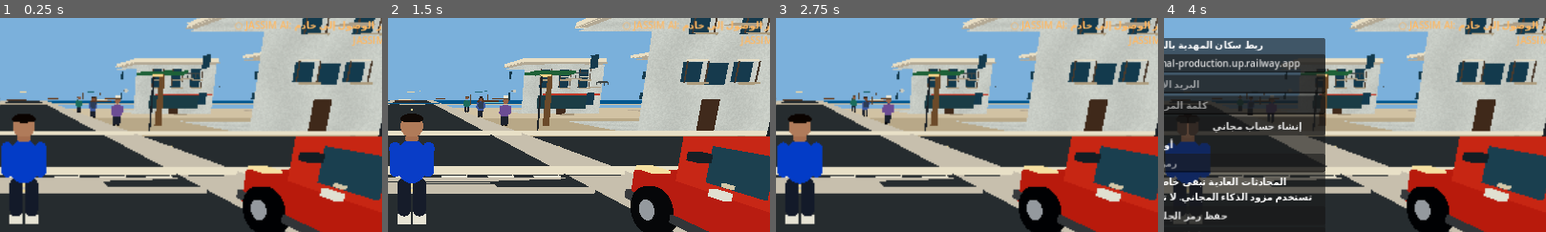
Above: before the commit, frames 1-4 (left to right).
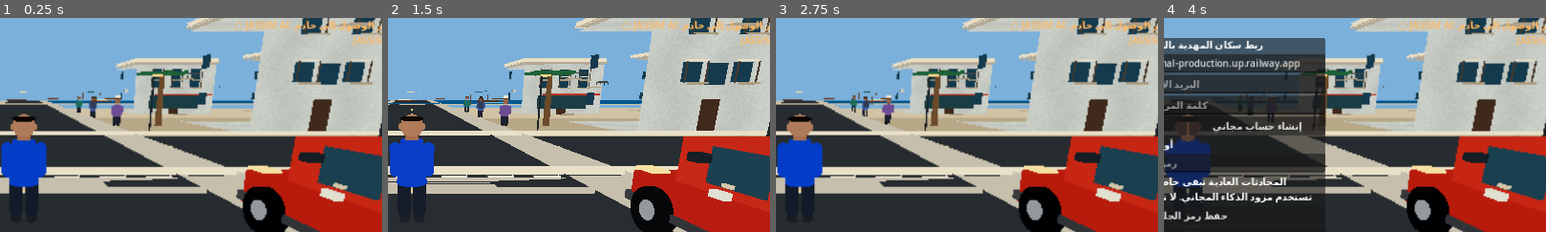
Above: after the commit, the same moments.

Repository: stevennpllk-crypto/REAL-LIFE-MAHDIA
Game: Godot game, scene res://scenes/Main.tscn
The game is run twice, just before and just after one commit, with the same random seed, the same clock (stepped at 60 frames per second) and the same inputs.
Inputs:
- Up to frame 1 (0.25 s): no input
- Up to frame 2 (1.5 s): click "الأداء: اقتصادية" at 0.5 s; click "الأداء: متوازنة" at 1.25 s
- Up to frame 3 (2.75 s): click "الأداء: مرتفعة" at 2 s
- Up to frame 4 (4 s): click "إرسال" at 2.75 s; click "إعداد الذكاء" at 3.5 s
The pictures show only the part of the screen within x 47-97%, y 17-67%; the shares and areas given below are measured in that part.

The runs differ from the first frame. In frame 1, 0.9% of the frame differs, in the area x 2-11%, y 44-97%; in frame 2, 0.7%; in frame 3, 0.9%; in frame 4, 0.4%.

Commit message:
Refine player anatomy, facial silhouette and footwear

Diff:
--- a/scripts/player.gd
+++ b/scripts/player.gd
@@ -80,9 +80,11 @@
 	visual_root.name = "HumanCharacterVisual"
 	add_child(visual_root)
 	# Proportioned low-poly human silhouette with separate clothing pieces.
-	var torso := CapsuleMesh.new()
-	torso.radius = 0.265
+	var torso := CylinderMesh.new()
+	torso.top_radius = 0.205
+	torso.bottom_radius = 0.285
 	torso.height = 0.82
+	torso.radial_segments = 16
 	_part(visual_root, torso, Vector3(0, 1.22, 0), Color(0.055, 0.24, 0.78))
 	var neck := CylinderMesh.new()
 	neck.top_radius = 0.105
@@ -96,7 +98,20 @@
 	var hair := SphereMesh.new()
 	hair.radius = 0.211
 	hair.height = 0.18
-	_part(visual_root, hair, Vector3(0, 2.015, 0.018), Color(0.075, 0.055, 0.045))
+	var hair_cap := _part(visual_root, hair, Vector3(0, 2.015, 0.018), Color(0.075, 0.055, 0.045))
+	hair_cap.scale = Vector3(1.0, 0.62, 1.0)
+	var ear := SphereMesh.new()
+	ear.radius = 0.052
+	ear.height = 0.13
+	_part(visual_root, ear, Vector3(-0.195, 1.87, 0), Color(0.69, 0.48, 0.35))
+	_part(visual_root, ear, Vector3(0.195, 1.87, 0), Color(0.69, 0.48, 0.35))
+	var brow := CapsuleMesh.new()
+	brow.radius = 0.012
+	brow.height = 0.075
+	var left_brow := _part(visual_root, brow, Vector3(-0.073, 1.94, -0.183), Color(0.075, 0.055, 0.045))
+	var right_brow := _part(visual_root, brow, Vector3(0.073, 1.94, -0.183), Color(0.075, 0.055, 0.045))
+	left_brow.rotation.z = -0.12
+	right_brow.rotation.z = 0.12
 	# Eyes and nose face the character's forward direction (-Z).
 	var eye_mesh := SphereMesh.new()
 	eye_mesh.radius = 0.022
@@ -125,9 +140,12 @@
 	return pivot
 
 func _make_shoe(pos: Vector3) -> void:
-	var shoe := BoxMesh.new()
-	shoe.size = Vector3(0.25, 0.14, 0.39)
-	_part(visual_root, shoe, pos, Color(0.90, 0.89, 0.83))
+	var shoe := CapsuleMesh.new()
+	shoe.radius = 0.105
+	shoe.height = 0.36
+	var item := _part(visual_root, shoe, pos, Color(0.12, 0.13, 0.15))
+	item.rotation.x = PI * 0.5
+	item.scale = Vector3(1.0, 0.75, 1.0)
 
 func _add_action(action: String, key: Key) -> void:
 	if not InputMap.has_action(action):
